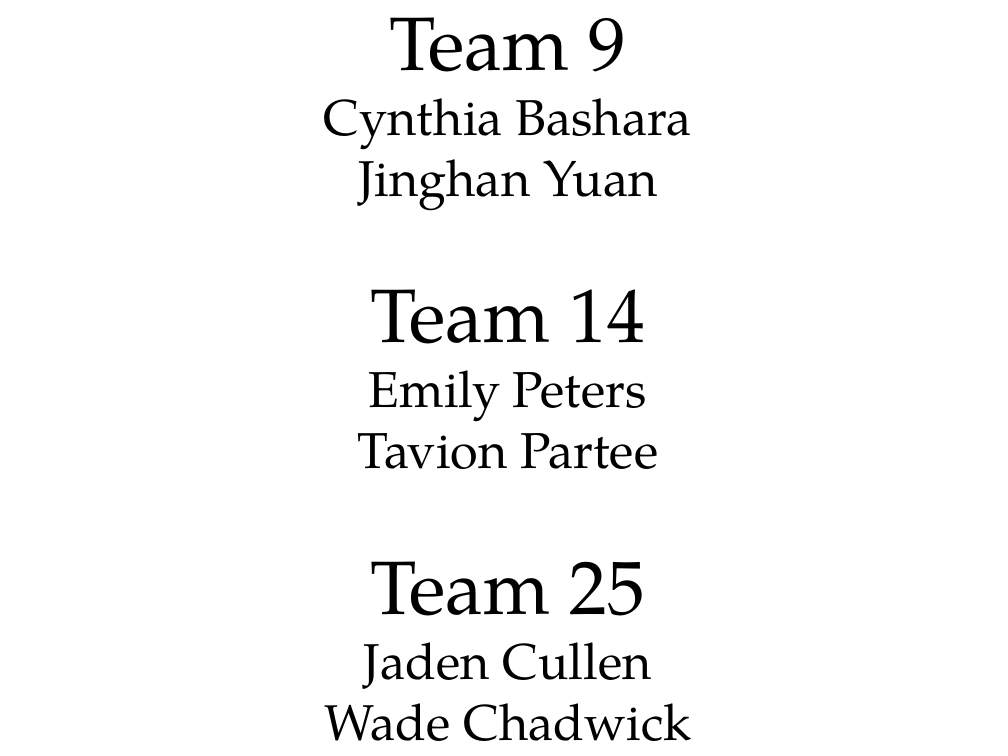
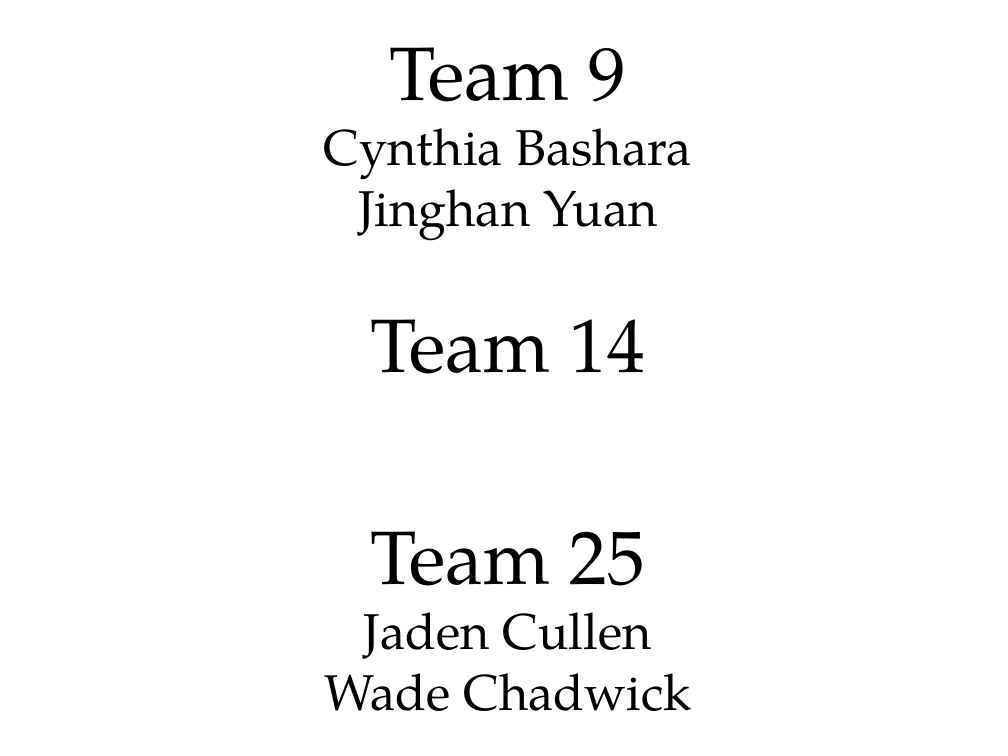
Before and after one commit to texas-robocamp/texas-robocamp.github.io, a slide deck: slide 2 of forms/robocamp_rows.odp. Drawn at 1008x756 pixels with LibreOffice and Linux fonts; fonts in the diff are those of the drawing; background and template pictures are left out. Boxes give left, top, right and bottom in pixels: in the first picture for what was removed or moved away, otherwise in the second. Text is boxed around its words. In the diff, an @@ line names an element or a change of style, - is before the commit and + after.

```diff
--- a/forms/robocamp_rows.odp
+++ b/forms/robocamp_rows.odp
@@ text at bbox=[357, 370, 658, 469]: paragraphs removed @@
-Emily Peters
-Tavion Partee
```
Also in this commit, not shown: 6 other slides changed, 2 slides added, 1 slide removed, 8 other files.
